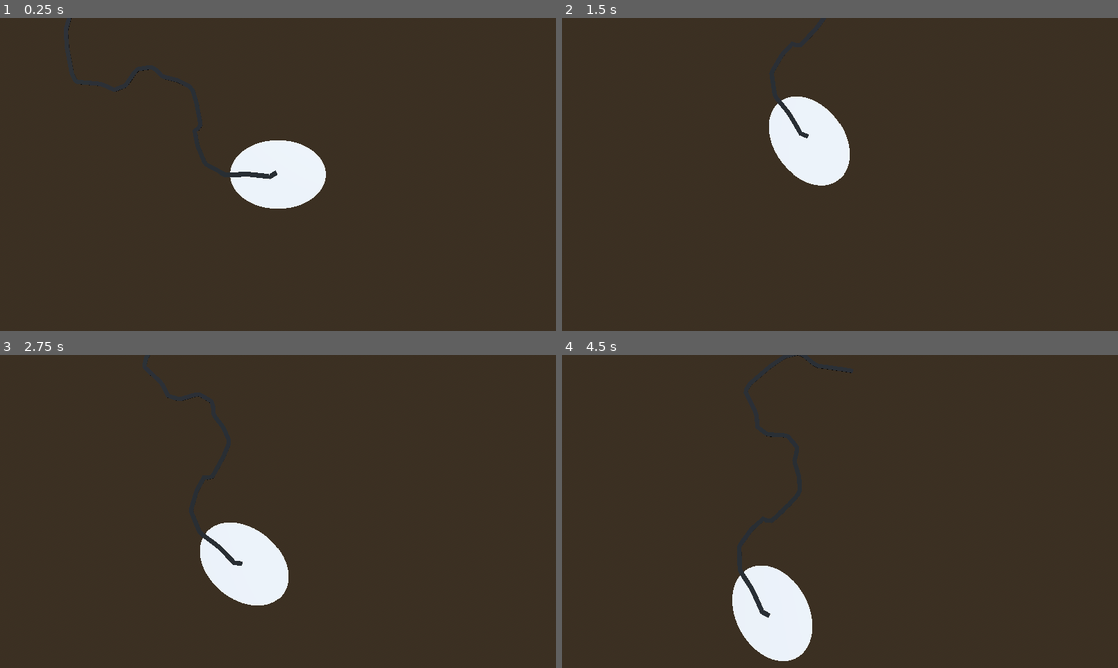
Above: before the commit, frames 1-4 (two rows, left to right).
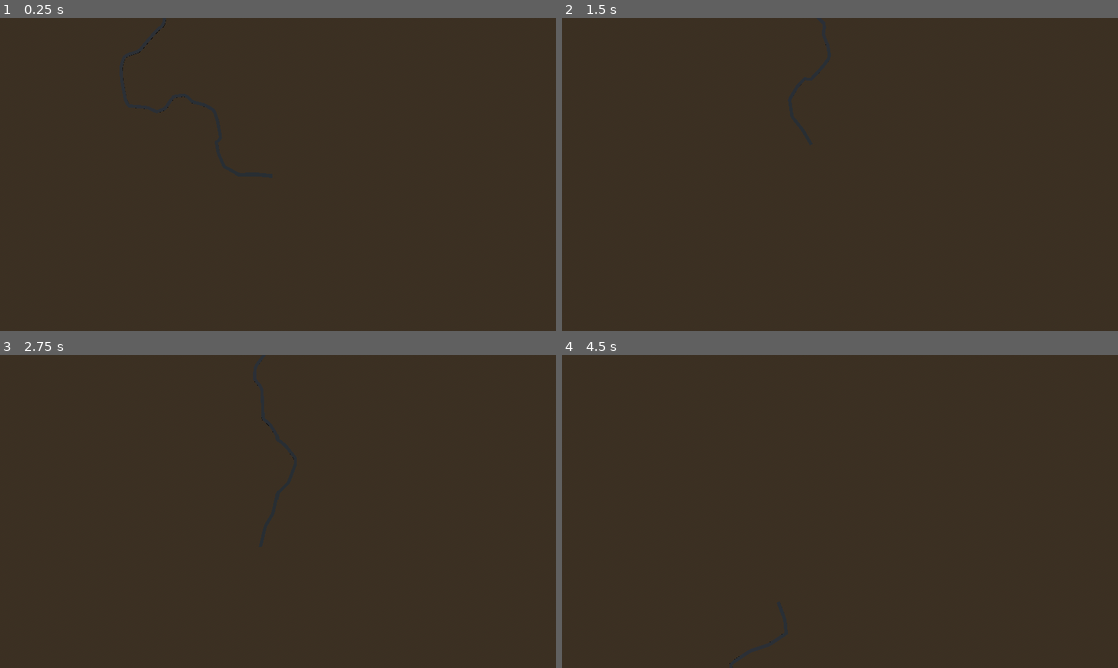
Above: after the commit, the same moments.

Repository: turbulence4/pmd-path-generator
Game: Godot game, scene res://scenes/mainTestMap.tscn
The game is run twice, just before and just after one commit, with the same random seed, the same clock (stepped at 60 frames per second) and the same inputs.
Inputs (mouse positions are in pixels of both pictures, inside the frame that each line leads up to):
- Up to frame 1 (0.25 s): no input
- Up to frame 2 (1.5 s): tap Enter at 0.5 s; move the mouse to (962, 158) at 0.52 s; hold D (right) 0.53-1.28 s; hold Ctrl (ctrl) 0.53-1.28 s; click (962, 158) at 0.67 s; tap Shift (shift) at 0.8, 1.35 s; move the mouse to (812, 174) at 1.27 s; hold W (up) from 1.28 s (still down)
- Up to frame 3 (2.75 s): keep holding W (up); tap F (f, bound only after the commit) at 1.55, 2.1 s; move the mouse to (289, 505) at 2.02 s; hold Ctrl (ctrl) from 2.03 s (still down)
- Up to frame 4 (4.5 s): keep holding W (up); move the mouse to (834, 517) at 2.77 s; release Ctrl (ctrl) at 2.78 s; tap Ctrl (ctrl) at 2.85 s; tap Shift (shift) at 3.05, 3.6 s; move the mouse to (878, 514) at 3.52 s; tap F (f, bound only after the commit) at 3.8 s; move the mouse to (795, 508) at 4.27 s; tap Space (space) at 4.35 s

The runs differ from the first frame. In frame 1, 2.9% of the frame differs, in the area x 12-59%, y 0-61%; in frame 2, 3.0%; in frame 3, 3.0%; in frame 4, 3.2%, in the area x 30-52%, y 0-99%.
Error after the commit: Invalid call. Nonexistent function 'add_surface_from_arrays' in base 'MeshInstance3D (generateTerrain.gd)'. (res://scripts/generateTerrain.gd:22)

Commit message:
finished path generator and started terrain

Diff:
--- a/project.godot
+++ b/project.godot
@@ -61,6 +61,11 @@
 "events": [Object(InputEventKey,"resource_local_to_scene":false,"resource_name":"","device":-1,"window_id":0,"alt_press …(195 unchanged characters)…
 ]
 }
+f={
+"deadzone": 0.2,
+"events": [Object(InputEventKey,"resource_local_to_scene":false,"resource_name":"","device":-1,"window_id":0,"alt_pressed":false,"shift_pressed":false,"ctrl_pressed":false,"meta_pressed":false,"pressed":false,"keycode":0,"physical_keycode":70,"key_label":0,"unicode":102,"location":0,"echo":false,"script":null)
+]
+}
 
 [physics]
 
--- a/scenes/mainTestMap.tscn
+++ b/scenes/mainTestMap.tscn
@@ -2,6 +2,8 @@
 
 [ext_resource type="Script" uid="uid://bhfyun7o6rvdb" path="res://scripts/path.gd" id="1_8pfye"]
 [ext_resource type="Script" uid="uid://dpkcmr1l4h5id" path="res://scripts/camera.gd" id="2_hcm31"]
+[ext_resource type="PackedScene" uid="uid://cep2q07t31f1n" path="res://scenes/ui.tscn" id="3_iwjge"]
+[ext_resource type="Script" uid="uid://b8yshn7c25mrf" path="res://scripts/generateTerrain.gd" id="4_5hxcu"]
 
 [sub_resource type="ProceduralSkyMaterial" id="ProceduralSkyMaterial_8pfye"]
 sky_horizon_color = Color(0.66224277, 0.6717428, 0.6867428, 1)
@@ -16,17 +18,12 @@
 tonemap_mode = 2
 glow_enabled = true
 
-[sub_resource type="CylinderMesh" id="CylinderMesh_viyof"]
-
 [sub_resource type="Curve3D" id="Curve3D_viyof"]
-_data = {
-"points": PackedVector3Array(0, 0, 0, 0, 0, 0, 0, 0, 0),
-"tilts": PackedFloat32Array(0)
-}
-point_count = 1
 
 [sub_resource type="StandardMaterial3D" id="StandardMaterial3D_hcm31"]
 albedo_color = Color(0, 0, 0, 1)
+
+[sub_resource type="ArrayMesh" id="ArrayMesh_tysku"]
 
 [node name="Node3D" type="Node3D" unique_id=1873178064]
 
@@ -36,10 +33,6 @@
 [node name="DirectionalLight3D" type="DirectionalLight3D" parent="." unique_id=1401269653]
 transform = Transform3D(-0.8660254, -0.43301278, 0.25, 0, 0.49999997, 0.86602545, -0.50000006, 0.75, -0.43301266, 0, 0, 0)
 shadow_enabled = true
-
-[node name="CSGMesh3D" type="CSGMesh3D" parent="." unique_id=1289115055]
-transform = Transform3D(70, 0, 0, 0, 0.055, 0, 0, 0, 50, 0, 0, 0)
-mesh = SubResource("CylinderMesh_viyof")
 
 [node name="Path3D" type="Path3D" parent="." unique_id=1720868592]
 transform = Transform3D(1, 0, 0, 0, 1, 0, 0, 0, 1, 0, 6.4139214, 0)
@@ -63,8 +56,17 @@
 path_joined = false
 
 [node name="player" type="Node3D" parent="." unique_id=698094863]
-transform = Transform3D(1, 0, 0, 0, 1, 0, 0, 0, 1, 0, 150, 0)
+transform = Transform3D(1, 0, 0, 0, 1, 0, 0, 0, 1, 0, 200, 0)
 script = ExtResource("2_hcm31")
 
 [node name="Camera3D" type="Camera3D" parent="player" unique_id=1700899307]
 transform = Transform3D(1, 0, 0, 0, -4.371139e-08, 1, 0, -1, -4.371139e-08, 0, 0, 0)
+
+[node name="ui" parent="." unique_id=2076443334 instance=ExtResource("3_iwjge")]
+visible = false
+
+[node name="MeshInstance3D" type="MeshInstance3D" parent="." unique_id=492998519]
+mesh = SubResource("ArrayMesh_tysku")
+script = ExtResource("4_5hxcu")
+
+[connection signal="regenerateTrail" from="ui" to="Path3D" method="_on_ui_regenerate_trail"]
--- a/scenes/ui.tscn
+++ b/scenes/ui.tscn
@@ -1,4 +1,6 @@
 [gd_scene format=3 uid="uid://cep2q07t31f1n"]
+
+[ext_resource type="Script" uid="uid://btapatu21y7f2" path="res://scripts/regenerateTrailButton.gd" id="1_nt7q6"]
 
 [node name="ui" type="Control" unique_id=2076443334]
 layout_mode = 3
@@ -7,6 +9,7 @@
 anchor_bottom = 1.0
 grow_horizontal = 2
 grow_vertical = 2
+script = ExtResource("1_nt7q6")
 
 [node name="MarginContainer" type="MarginContainer" parent="." unique_id=73881440]
 layout_mode = 0
@@ -17,3 +20,5 @@
 custom_minimum_size = Vector2(25, 25)
 layout_mode = 2
 text = "regenerate path"
+
+[connection signal="pressed" from="MarginContainer/regenerateTrail" to="." method="_on_regenerate_trail_pressed"]
--- /dev/null
+++ b/scripts/generateTerrain.gd
@@ -0,0 +1,22 @@
+extends Node
+
+@onready var mesh = $"."
+
+func _ready() -> void:
+	generateTerrain()
+
+func generateTerrain():
+	var surfaceArray = []
+	surfaceArray.resize(Mesh.ARRAY_MAX)
+
+	var verts = PackedVector3Array()
+	var uvs = PackedVector2Array()
+	var normals = PackedVector3Array()
+	var indices = PackedInt32Array()
+
+	surfaceArray[Mesh.ARRAY_VERTEX] = verts
+	surfaceArray[Mesh.ARRAY_TEX_UV] = uvs
+	surfaceArray[Mesh.ARRAY_NORMAL] = normals
+	surfaceArray[Mesh.ARRAY_INDEX] = indices
+
+	mesh.add_surface_from_arrays(Mesh.PRIMITIVE_TRIANGLES, surfaceArray)
--- a/scripts/path.gd
+++ b/scripts/path.gd
@@ -2,7 +2,7 @@
 
 @onready var path = $"."
 var random := RandomNumberGenerator.new()
-var numPoints := int(random.randf_range(15, 40))
+var numPoints := int(random.randf_range(15, 150))
 
 @export var minSegLength := 3.0
 @export var maxSegLength := 20.0
@@ -11,6 +11,9 @@
 
 func _ready() -> void:
 	generatePath()
+
+func regenerateTrail():
+	print("lalala")
 
 func generatePath():
 	var pathPointX := 0.0
@@ -22,3 +25,13 @@
 		pathPointX += random.randf_range(minSegLength / $CSGPolygon3D.scale.x, maxSegLength / $CSGPolygon3D.scale.x) * cos(cumAngle)
 		pathPointZ += random.randf_range(minSegLength / $CSGPolygon3D.scale.z, maxSegLength / $CSGPolygon3D.scale.z) * sin(cumAngle)
 		path.curve.add_point(Vector3(pathPointX, 0, pathPointZ), Vector3.ZERO, Vector3.ZERO, i + 1)
+
+
+func _on_ui_regenerate_trail() -> void:
+	path.curve.clear_points()
+	generatePath()
+
+func _process(_delta: float) -> void:
+	if Input.is_action_just_pressed("f"):
+		path.curve.clear_points()
+		generatePath()
--- /dev/null
+++ b/scripts/regenerateTrailButton.gd
@@ -0,0 +1,5 @@
+extends Control
+signal regenerateTrail
+
+func _on_regenerate_trail_pressed() -> void:
+	regenerateTrail.emit()
Not shown, added: scripts/generateTerrain.gd.uid
Not shown, added: scripts/regenerateTrailButton.gd.uid
